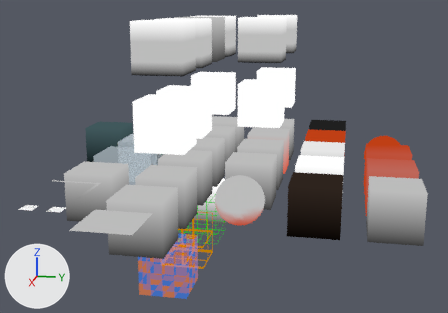
Renders of the Blender file assets/test_chambers/materials.blend from each side of a commit.
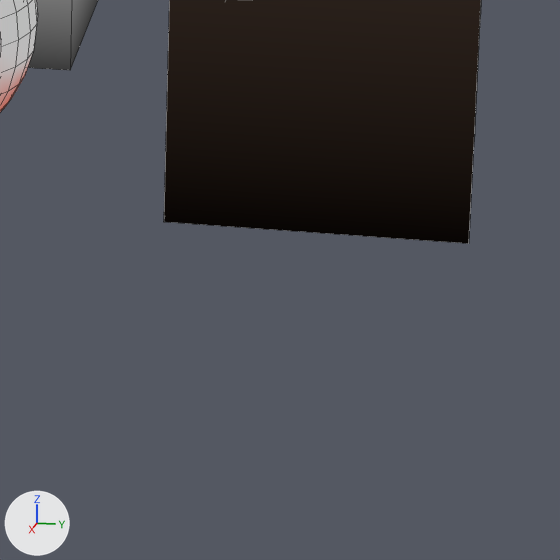
The first picture shows the older version from a camera (50 mm lens) standing at (32.4, 7.0, 7.6) and looking at (6.1, 1.8, 1.0). The close-ups show both versions on the part from 58% to 79% of the width and 63% to 94% of the height of that picture; other places that the commit changed are outside them. Arrows for +X, +Y and +Z are at lower left; the lights stay in place. The close-ups show mesh edges as thin lines.

In view in the first close-up: 'ambient block.010', 'ambient block.014', 'ambient block.024'.
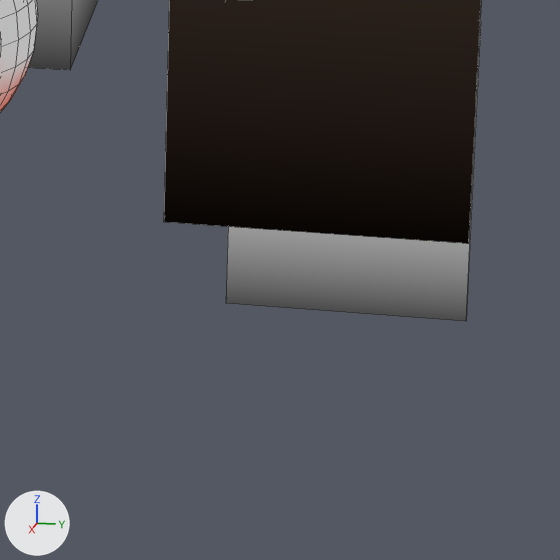
The change, as JSON lines over the scene's bpy script:
```json
{"op": "add", "block": "mat_plastic_plasticwall004a", "code": ["mat_plastic_plasticwall004a = bpy.data.materials.new('plastic/plasticwall004a')", "# nodes: Emission, Mix, OutputMaterial, VertexColor", "# colours: white #e6e6e6"]}
{"op": "add", "block": "me_cube_043", "code": ["me_cube_043 = bpy.data.meshes.new('Cube.043')", "me_cube_043.from_pydata(...)  # a box spanning x -1.0..1.0, y -1.0..1.0, z -1.0..1.0", "me_cube_043.materials.append(mat_plastic_plasticwall004a)  # its picture is missing"]}
{"op": "add", "block": "ob_ambient_block_035", "code": ["ob_ambient_block_035 = bpy.data.objects.new('ambient block.035', me_cube_043)", "ob_ambient_block_035.location = (3.0, 6.0, -3.0)"]}
```

Where the change shows, as pixel boxes [x1, y1, x2, y2] in the close-ups (560 x 560 px):
```json
{"object": "ambient block.035", "change": "added", "after": [226, 21, 481, 321]}
```
